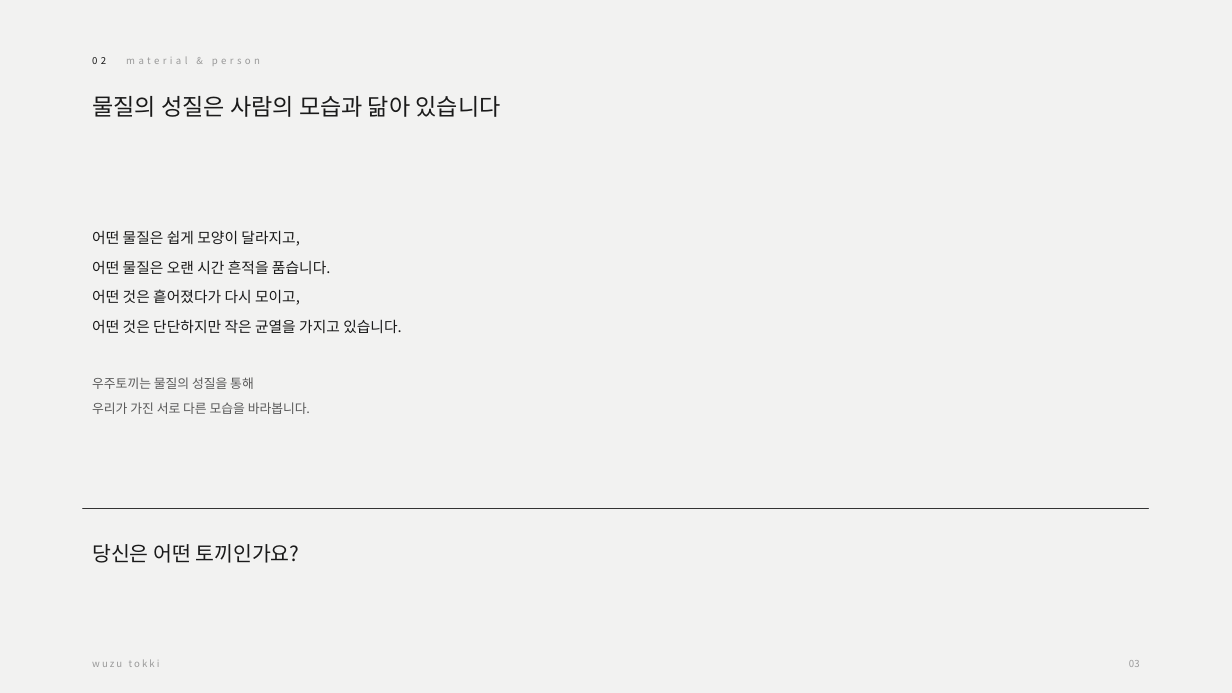
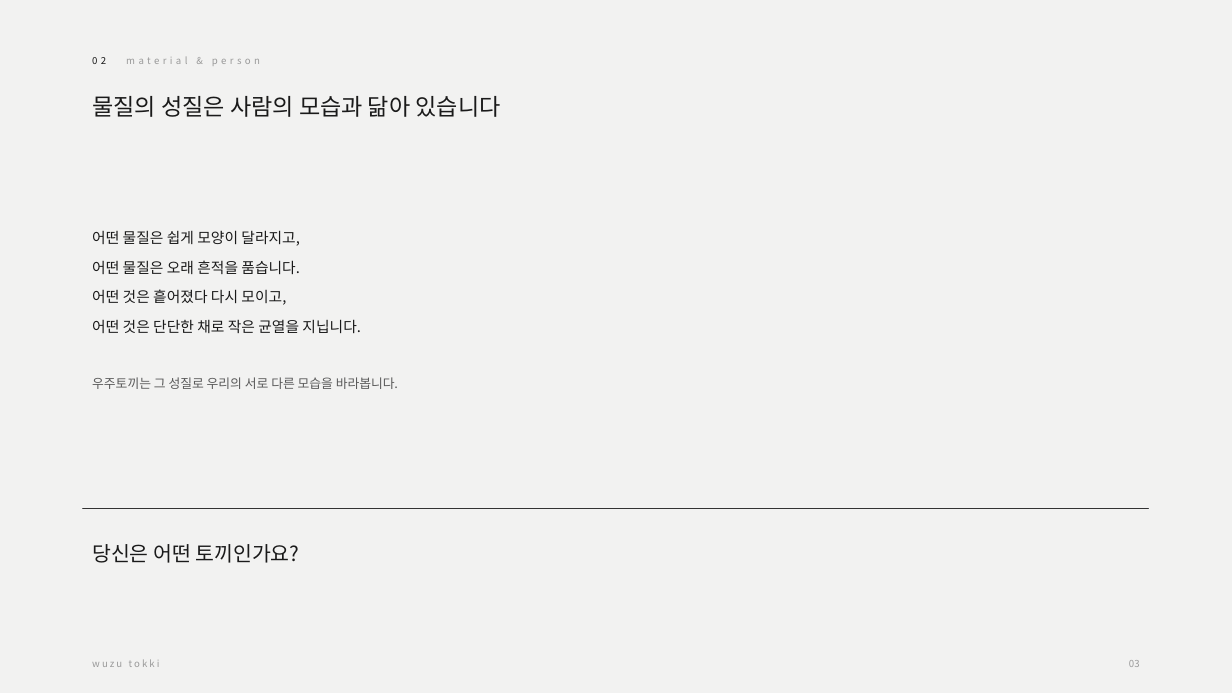
Before and after one commit to yehol/hoho, a slide deck: slide 3 of Wuzu_Tokki_IP_소개서_20260922.pptx. Drawn at 1232x693 pixels with LibreOffice and Linux fonts; fonts in the diff are those of the drawing. Boxes give left, top, right and bottom in pixels: in the first picture for what was removed or moved away, otherwise in the second. Text is boxed around its words. In the diff, an @@ line names an element or a change of style, - is before the commit and + after.

```diff
--- a/Wuzu_Tokki_IP_소개서_20260922.pptx
+++ b/Wuzu_Tokki_IP_소개서_20260922.pptx
@@ text at (92,260,361,333): text changed @@
-어떤 물질은 오랜 시간 흔적을 품습니다.
-어떤 것은 흩어졌다가 다시 모이고,
-어떤 것은 단단하지만 작은 균열을 가지고 있습니다.
+어떤 물질은 오래 흔적을 품습니다.
+어떤 것은 흩어졌다 다시 모이고,
+어떤 것은 단단한 채로 작은 균열을 지닙니다.
@@ text at (92,377,398,389): text changed @@
-우주토끼는 물질의 성질을 통해
-우리가 가진 서로 다른 모습을 바라봅니다.
+우주토끼는 그 성질로 우리의 서로 다른 모습을 바라봅니다.
```
Also in this commit, not shown: 8 other slides changed, 6 other files.
